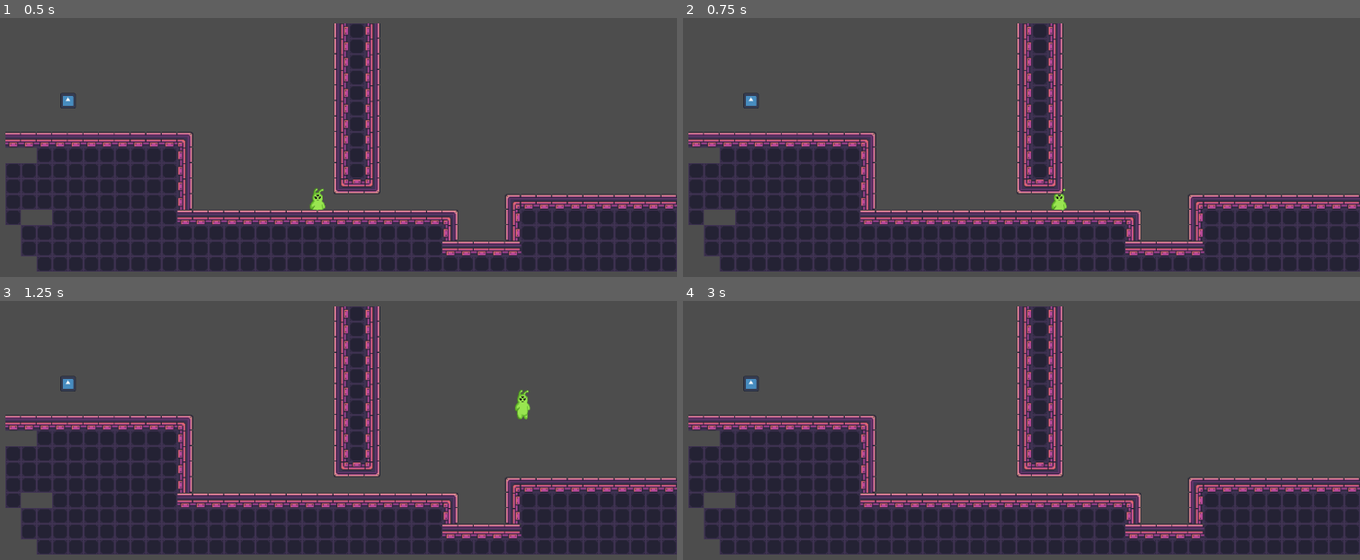
Above: before the commit, frames 1-4 (two rows, left to right).
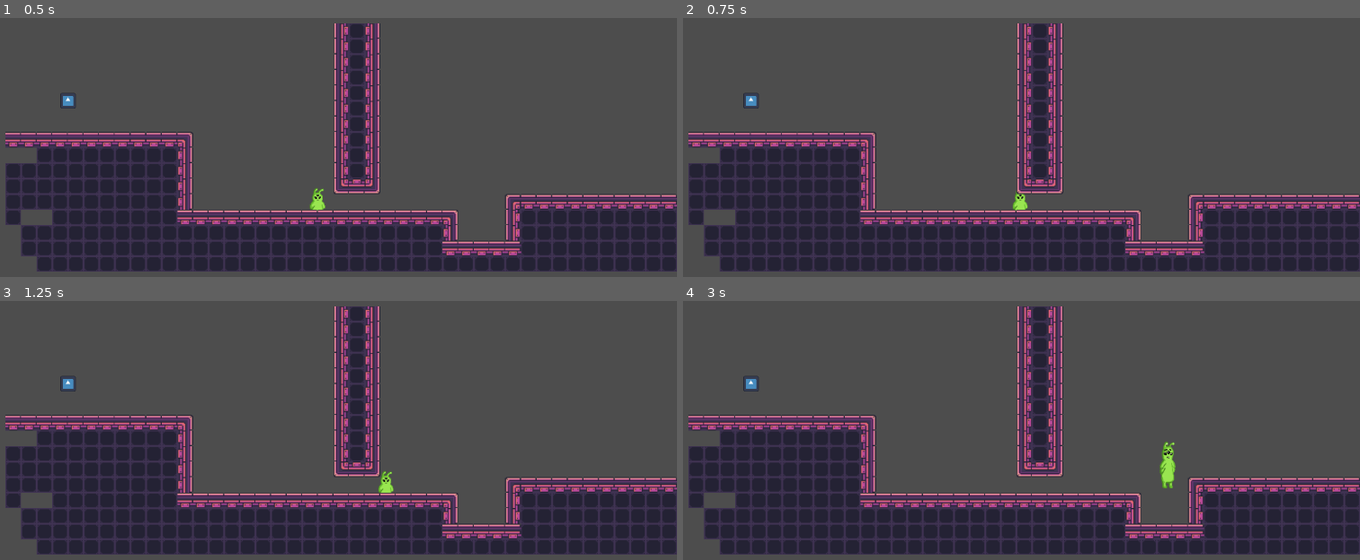
Above: after the commit, the same moments.

Repository: gustavcorpas/GMTK2024
Game: Godot game, scene res://scenes/gameplay/Level1.tscn
Same seed, same stepped clock (60 frames per second), same inputs: the game is played once before the commit and once after it. The engine's default icon, where the game draws it, is replaced by a stand-in: a white triangle on a blue panel in a dark square.
Inputs (mouse positions are in pixels of both pictures, inside the frame that each line leads up to):
- Up to frame 1 (0.5 s): no input
- Up to frame 2 (0.75 s): tap Enter at 0.5 s; move the mouse to (1156, 173) at 0.52 s; hold D (right) from 0.53 s (still down); click (1156, 173) at 0.6 s
- Up to frame 3 (1.25 s): keep holding D (right); tap Space (jump) at 0.77 s
- Up to frame 4 (3 s): move the mouse to (859, 497) at 1.27 s; tap 1 (test1) at 1.35 s; tap Space (jump) at 1.52, 2.75 s; move the mouse to (1075, 389) at 2.02 s; release D (right) at 2.03 s; hold A (left) 2.03-2.78 s; tap 2 (test2) at 2.1 s; move the mouse to (967, 557) at 2.77 s; hold D (right) from 2.78 s (still down); tap 3 (test3) at 2.85 s

Frame 1 is identical in both runs. In frame 2, 0.2% of the frame differs, in the area x 48-57%, y 65-75%; in frame 3, 0.3%, in the area x 55-79%, y 34-75%; in frame 4, 0.3%.

Commit message:
Crate Commit
Crates can be pushed

Diff:
--- /dev/null
+++ b/src/scenes/gameplay/Collectible.tscn
@@ -0,0 +1,25 @@
+[gd_scene load_steps=4 format=3 uid="uid://ua4nuh7jx6qh"]
+
+[ext_resource type="Script" path="res://scripts/environment/collectible.gd" id="1_a1kf7"]
+[ext_resource type="Texture2D" uid="uid://bj3emngfs4ife" path="res://assets/art/Untitled_Artwork.png" id="2_r68p4"]
+
+[sub_resource type="CircleShape2D" id="CircleShape2D_tdy1c"]
+
+[node name="Collectible" type="Area2D"]
+position = Vector2(-65, -65)
+scale = Vector2(0.01, 0.01)
+collision_layer = 0
+collision_mask = 2
+script = ExtResource("1_a1kf7")
+rotationSpeed = 10
+
+[node name="Sprite2D" type="Sprite2D" parent="."]
+position = Vector2(0, -200)
+texture = ExtResource("2_r68p4")
+
+[node name="CollisionShape2D" type="CollisionShape2D" parent="."]
+position = Vector2(0, -200)
+scale = Vector2(75, 75)
+shape = SubResource("CircleShape2D_tdy1c")
+
+[connection signal="body_entered" from="." to="." method="_on_body_entered"]
--- /dev/null
+++ b/src/scenes/gameplay/Crate.tscn
@@ -0,0 +1,34 @@
+[gd_scene load_steps=5 format=3 uid="uid://bonjoi55r1vwf"]
+
+[ext_resource type="Script" path="res://scripts/environment/crate.gd" id="1_1nh7u"]
+[ext_resource type="Texture2D" uid="uid://2fkyynfyax0p" path="res://dogo.png" id="1_x0ly2"]
+
+[sub_resource type="PhysicsMaterial" id="PhysicsMaterial_3acw4"]
+
+[sub_resource type="RectangleShape2D" id="RectangleShape2D_br3kl"]
+size = Vector2(16, 6)
+
+[node name="Crate" type="RigidBody2D" groups=["crates"]]
+physics_material_override = SubResource("PhysicsMaterial_3acw4")
+inertia = 1.0
+lock_rotation = true
+script = ExtResource("1_1nh7u")
+
+[node name="CollisionPolygon2D" type="CollisionPolygon2D" parent="."]
+polygon = PackedVector2Array(-10, -10, 10, -10, 10, 8, 0, 10, -10, 8)
+
+[node name="Sprite2D" type="Sprite2D" parent="."]
+scale = Vector2(0.02, 0.02)
+texture = ExtResource("1_x0ly2")
+
+[node name="CraterFreezer" type="Area2D" parent="."]
+position = Vector2(0, -10)
+collision_layer = 0
+collision_mask = 2
+
+[node name="CollisionShape2D" type="CollisionShape2D" parent="CraterFreezer"]
+scale = Vector2(1, 0.1)
+shape = SubResource("RectangleShape2D_br3kl")
+
+[connection signal="body_entered" from="CraterFreezer" to="." method="_on_crater_freezer_body_entered"]
+[connection signal="body_exited" from="CraterFreezer" to="." method="_on_crater_freezer_body_exited"]
--- a/src/scenes/gameplay/Level_Jtest.tscn
+++ b/src/scenes/gameplay/Level_Jtest.tscn
@@ -1,11 +1,11 @@
-[gd_scene load_steps=11 format=4 uid="uid://cqivqger1vp2b"]
+[gd_scene load_steps=10 format=4 uid="uid://cqivqger1vp2b"]
 
 [ext_resource type="PackedScene" uid="uid://6m366c2rlmjj" path="res://scenes/gameplay/Player.tscn" id="1_7m3xi"]
 [ext_resource type="PackedScene" uid="uid://bm8mnnsj5amgf" path="res://scenes/gameplay/Goal.tscn" id="2_lgw48"]
 [ext_resource type="Script" path="res://scripts/environment/reset_hazard.gd" id="3_xvhxs"]
 [ext_resource type="Texture2D" uid="uid://bo5ugal013jsi" path="res://assets/art/sci-fi-tileset.png" id="4_ipl5n"]
-[ext_resource type="Script" path="res://scripts/environment/collectible.gd" id="5_btxyb"]
-[ext_resource type="Texture2D" uid="uid://bj3emngfs4ife" path="res://assets/art/Untitled_Artwork.png" id="6_tmgsf"]
+[ext_resource type="PackedScene" uid="uid://ua4nuh7jx6qh" path="res://scenes/gameplay/Collectible.tscn" id="5_foxsw"]
+[ext_resource type="PackedScene" uid="uid://bonjoi55r1vwf" path="res://scenes/gameplay/Crate.tscn" id="7_u5bmw"]
 
 [sub_resource type="RectangleShape2D" id="RectangleShape2D_svs3u"]
 size = Vector2(120, 15)
@@ -51,6 +51,7 @@
 3:2/0 = 0
 3:2/0/physics_layer_0/polygon_0/points = PackedVector2Array(-8, -8, 8, -8, 8, 8, -8, 8)
 4:2/0 = 0
+4:2/0/physics_layer_0/polygon_0/points = PackedVector2Array(8, 8, -8, 3.875, -8, 8)
 5:2/0 = 0
 5:2/0/physics_layer_0/polygon_0/points = PackedVector2Array(-8, -8, 8, -8, 8, 8, -8, 8)
 6:2/0 = 0
@@ -106,19 +107,20 @@
 physics_layer_0/collision_layer = 1
 sources/0 = SubResource("TileSetAtlasSource_tan7q")
 
-[sub_resource type="CircleShape2D" id="CircleShape2D_tdy1c"]
-
 [node name="GameScene" type="Node2D"]
 
 [node name="Player" parent="." instance=ExtResource("1_7m3xi")]
 position = Vector2(40, -120)
-collision_layer = 3
+collision_mask = 3
+SPEED = 300.0
 
 [node name="Camera2D" type="Camera2D" parent="."]
 zoom = Vector2(1.565, 1.565)
 
 [node name="Goal" parent="." instance=ExtResource("2_lgw48")]
 position = Vector2(336, -48)
+collision_layer = 0
+collision_mask = 2
 
 [node name="AcidPit" type="Area2D" parent="."]
 position = Vector2(232, 10)
@@ -138,20 +140,8 @@
 
 [node name="Interactables" type="Node2D" parent="."]
 
-[node name="Collectible" type="Area2D" parent="Interactables"]
-position = Vector2(-65, -65)
-scale = Vector2(0.01, 0.01)
-script = ExtResource("5_btxyb")
-rotationSpeed = 10
+[node name="Collectible" parent="Interactables" instance=ExtResource("5_foxsw")]
 
-[node name="Sprite2D" type="Sprite2D" parent="Interactables/Collectible"]
-position = Vector2(0, -200)
-texture = ExtResource("6_tmgsf")
-
-[node name="CollisionShape2D" type="CollisionShape2D" parent="Interactables/Collectible"]
-position = Vector2(0, -200)
-scale = Vector2(75, 75)
-shape = SubResource("CircleShape2D_tdy1c")
+[node name="Crate" parent="Interactables" instance=ExtResource("7_u5bmw")]
 
 [connection signal="body_entered" from="AcidPit" to="AcidPit" method="_on_body_entered"]
-[connection signal="body_entered" from="Interactables/Collectible" to="Interactables/Collectible" method="_on_body_entered"]
--- a/src/scripts/characters/player.gd
+++ b/src/scripts/characters/player.gd
@@ -1,9 +1,11 @@
 extends CharacterBody2D
 
 
-const SPEED = 300.0
+@export var SPEED = 100.0
 @export var JUMP_VELOCITY = -400.0
 
+const PUSH_FORCE = 75
+const MAX_VELOCITY = 150
 
 
 func _physics_process(delta: float) -> void:
@@ -40,4 +42,10 @@
 	else:
 		velocity.x = move_toward(velocity.x, 0, SPEED)
 
+	for i in get_slide_collision_count():
+		var collision = get_slide_collision(i)
+		var collision_crate = collision.get_collider()
+		if collision_crate.is_in_group("crates") and abs(collision_crate.get_linear_velocity().x) < MAX_VELOCITY:
+			collision_crate.apply_central_impulse(collision.get_normal() * -PUSH_FORCE)
+
 	move_and_slide()
--- /dev/null
+++ b/src/scripts/environment/crate.gd
@@ -0,0 +1,16 @@
+extends RigidBody2D
+
+func _on_crater_freezer_body_entered(body: Node2D) -> void:
+
+	print("player stood on crate")
+	set_deferred("freeze", true)
+
+	pass # Replace with function body.
+
+
+func _on_crater_freezer_body_exited(body: Node2D) -> void:
+
+	print("player got off crate")
+	set_deferred("freeze", false)
+
+	pass # Replace with function body.
